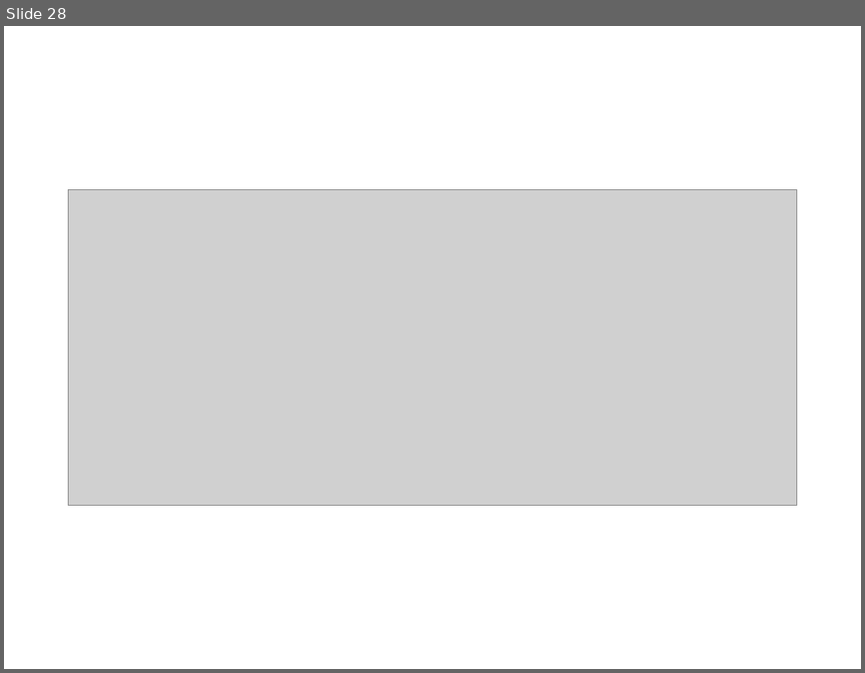
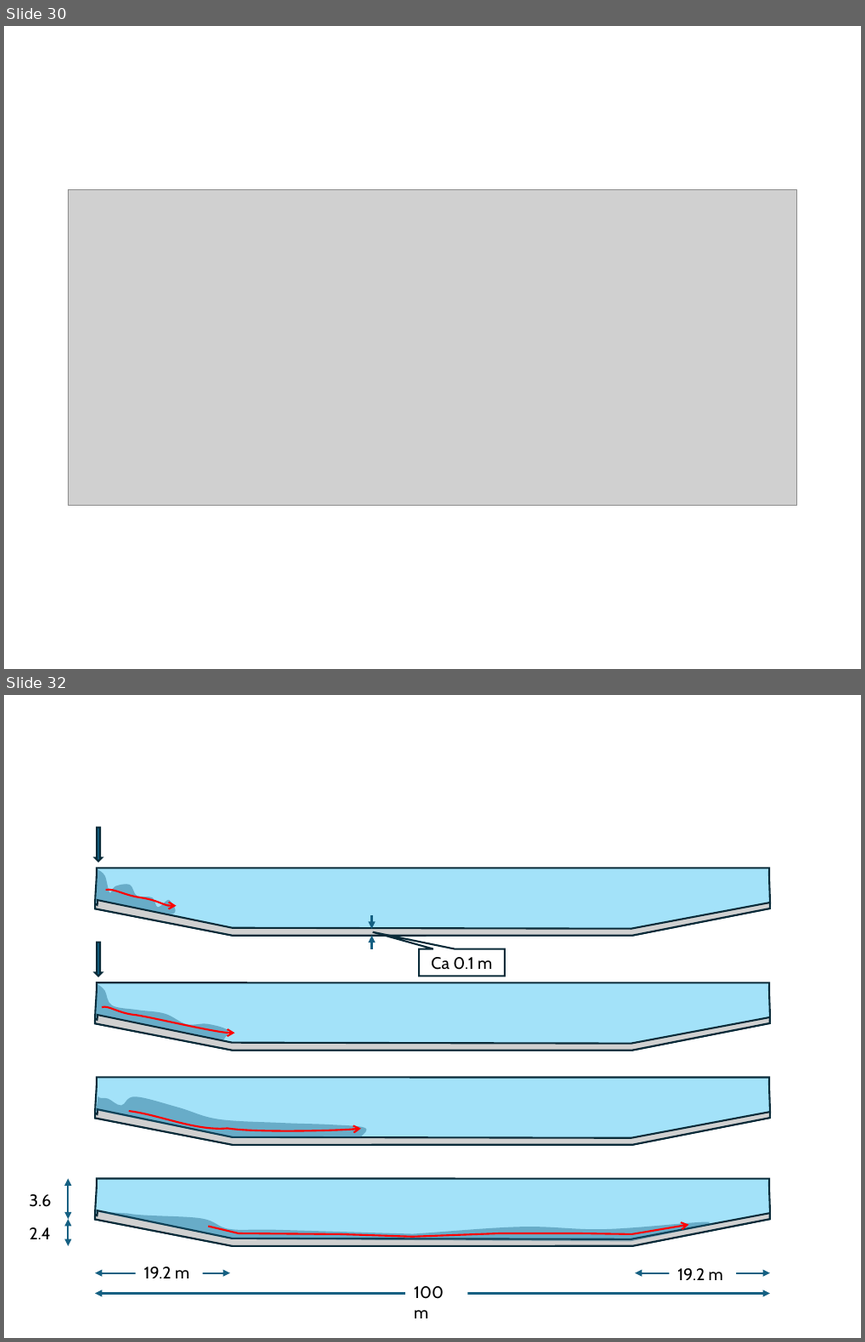
Before and after one commit to Olsthoorn/mf6lab, a slide deck: Projects/ARK_RWS/images/Plaatjes_RWS_ARK.pptx. Shown one above the other, each under a label of ours: slide 28 before the commit, slides 30 and 32 after it; the slides between them are not shown. The pictures are 865x673 and 865x1342 pixels, drawn with LibreOffice and Linux fonts; fonts in the diff are those of the drawing; grey boxes stand for pictures. Boxes give left, top, right and bottom in pixels: in the first picture for what was removed or moved away, otherwise in the second. Text is boxed around its words. In the diff, an @@ line names an element or a change of style, - is before the commit and + after.

```diff
--- a/Projects/ARK_RWS/images/Plaatjes_RWS_ARK.pptx
+++ b/Projects/ARK_RWS/images/Plaatjes_RWS_ARK.pptx
@@ slide 32 added at (4, 695, 861, 1338), background #FFFFFF @@
@@ group added at (30, 827, 770, 1318): 12 freeform shapes, 5 double arrows, 4 pictures, 4 texts, 2 down arrows, 2 arrows, 1 rectangle, 1 speech box @@
+100 m
+19.2 m
+19.2 m
+2.4
+3.6
+Ca 0.1 m
@@ what was slide 28 is now slide 30 @@
```
Also in this commit, not shown: 16 other slides added, 28 other files.
